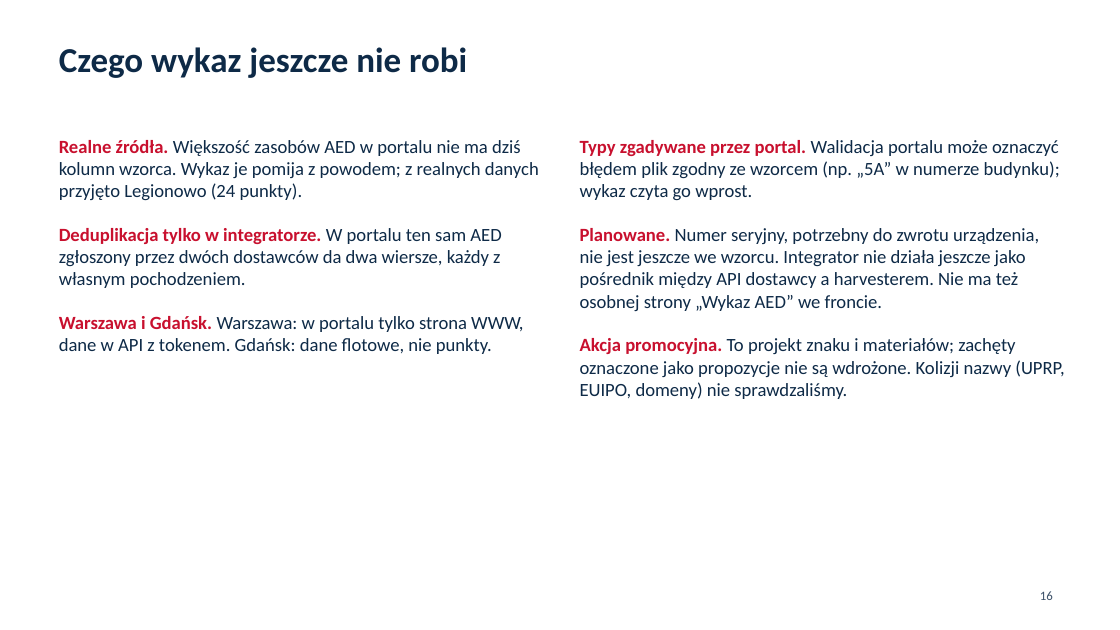
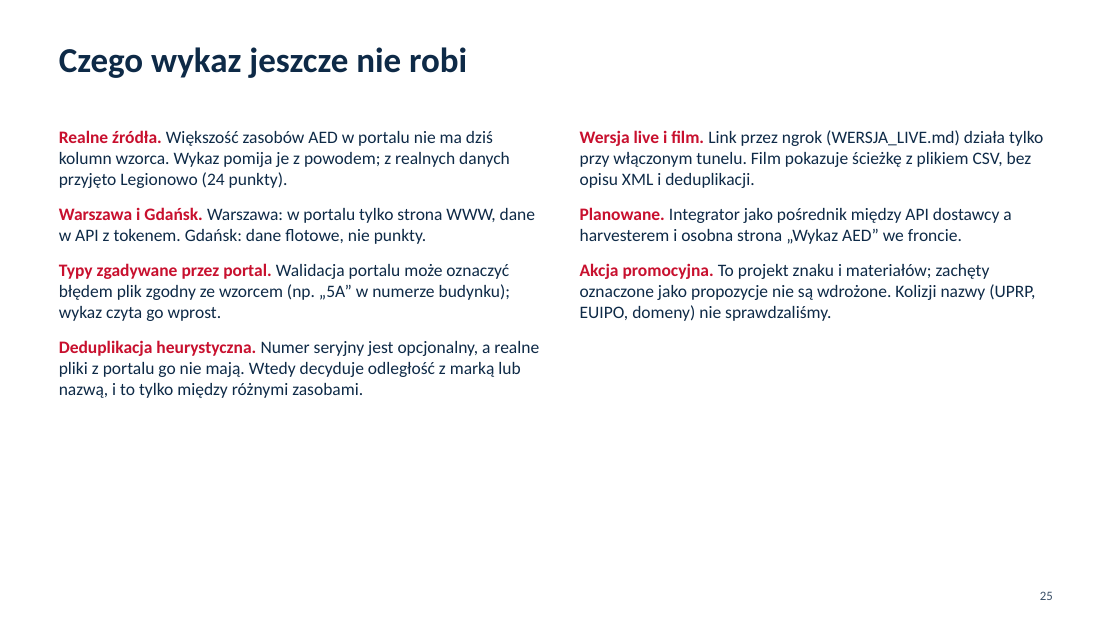
Before and after one commit to Bleidhu/Hack_Nation_2026_Open_AED, a slide deck: slide 25 of ZGLOSZENIE/prezentacja/dane_przezycie_prezentacja.pptx (slide 16 before the commit). Drawn at 1120x630 pixels with LibreOffice and Linux fonts; fonts in the diff are those of the drawing. Boxes give left, top, right and bottom in pixels: in the first picture for what was removed or moved away, otherwise in the second. Text is boxed around its words. In the diff, an @@ line names an element or a change of style, - is before the commit and + after.

Commit message:
ZGLOSZENIE: kopie materiałów v2.1.0, PDF instrukcji, przykłady opisu XML, łatka portalu i teksty do formularza

```diff
--- a/ZGLOSZENIE/prezentacja/dane_przezycie_prezentacja.pptx
+++ b/ZGLOSZENIE/prezentacja/dane_przezycie_prezentacja.pptx
@@ text at box(59, 130, 510, 188): text changed; size 16 to 15 pt @@
-Realne źródła. Większość zasobów AED w portalu nie ma dziś kolumn wzorca. Wykaz je pomija z powodem; z realnych danych przyjęto Legionowo (24 punkty).
-Deduplikacja tylko w integratorze. W portalu ten sam AED zgłoszony przez dwóch dostawców da dwa wiersze, każdy z własnym pochodzeniem.
+Realne źródła. Większość zasobów AED w portalu nie ma dziś kolumn wzorca. Wykaz pomija je z powodem; z realnych danych przyjęto Legionowo (24 punkty).
@@ text "Realne źródła. Większość zasobów AED ...": place and size @@
-text "Realne źródła. Większość zasobów AED ..." at box(59, 140, 539, 354)
+text "Realne źródła. Większość zasobów AED ..." at box(59, 130, 539, 398)
@@ text at box(580, 130, 1043, 244): text changed; size 16 to 15 pt @@
-Typy zgadywane przez portal. Walidacja portalu może oznaczyć błędem plik zgodny ze wzorcem (np. „5A” w numerze budynku); wykaz czyta go wprost.
-Planowane. Numer seryjny, potrzebny do zwrotu urządzenia, nie jest jeszcze we wzorcu. Integrator nie działa jeszcze jako pośrednik między API dostawcy a harvesterem. Nie ma też osobnej strony „Wykaz AED” we froncie.
+Wersja live i film. Link przez ngrok (WERSJA_LIVE.md) działa tylko przy włączonym tunelu. Film pokazuje ścieżkę z plikiem CSV, bez opisu XML i deduplikacji.
+Planowane. Integrator jako pośrednik między API dostawcy a harvesterem i osobna strona „Wykaz AED” we froncie.
@@ text "Wersja live i film. Link ...": place and size @@
-text "Wersja live i film. Link ..." at box(580, 140, 1064, 399)
+text "Wersja live i film. Link ..." at box(580, 130, 1043, 321)
@@ text at box(59, 207, 535, 244): size 16 to 15 pt in "Warszawa i Gdańsk. Warszawa: w portalu tylko ..."; less space between paragraphs @@
@@ text at box(59, 263, 539, 398): paragraphs added @@
+Typy zgadywane przez portal. Walidacja portalu może oznaczyć błędem plik zgodny ze wzorcem (np. „5A” w numerze budynku); wykaz czyta go wprost.
+Deduplikacja heurystyczna. Numer seryjny jest opcjonalny, a realne pliki z portalu go nie mają. Wtedy decyduje odległość z marką lub nazwą, i to tylko między różnymi zasobami.
@@ text at box(580, 263, 1035, 321): size 16 to 15 pt in "Akcja promocyjna. To projekt znaku i materiałów; ..."; less space between paragraphs @@
@@ page number at box(1040, 591, 1053, 600): text changed @@
-16
+25
```
Also in this commit, not shown: 12 other slides changed, 9 slides added, 53 other files.
